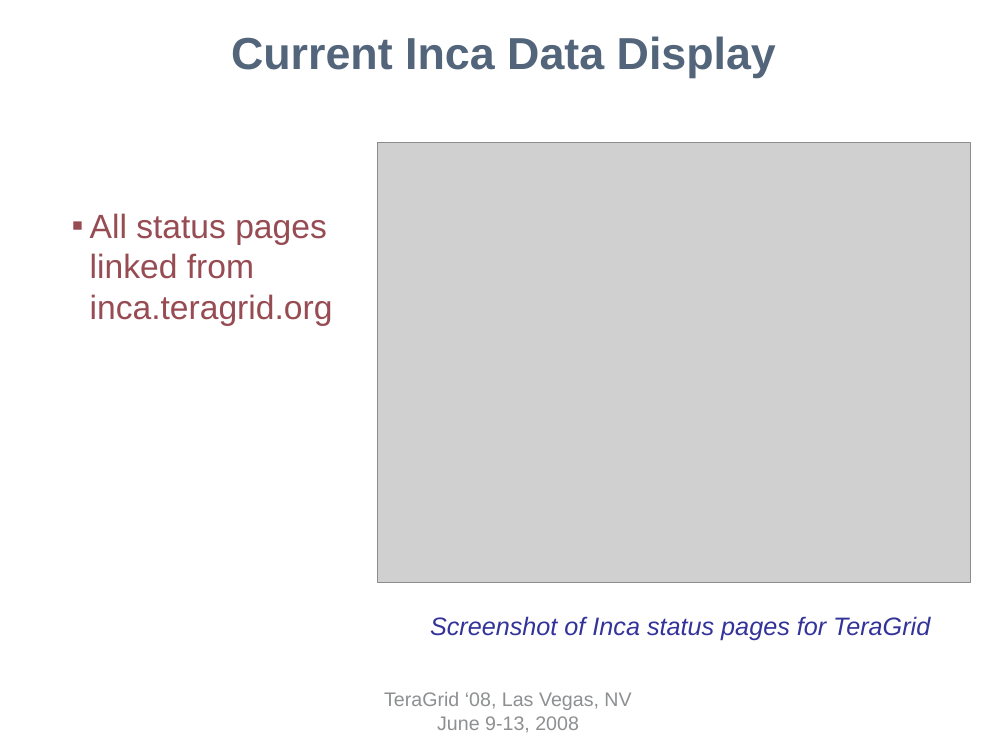
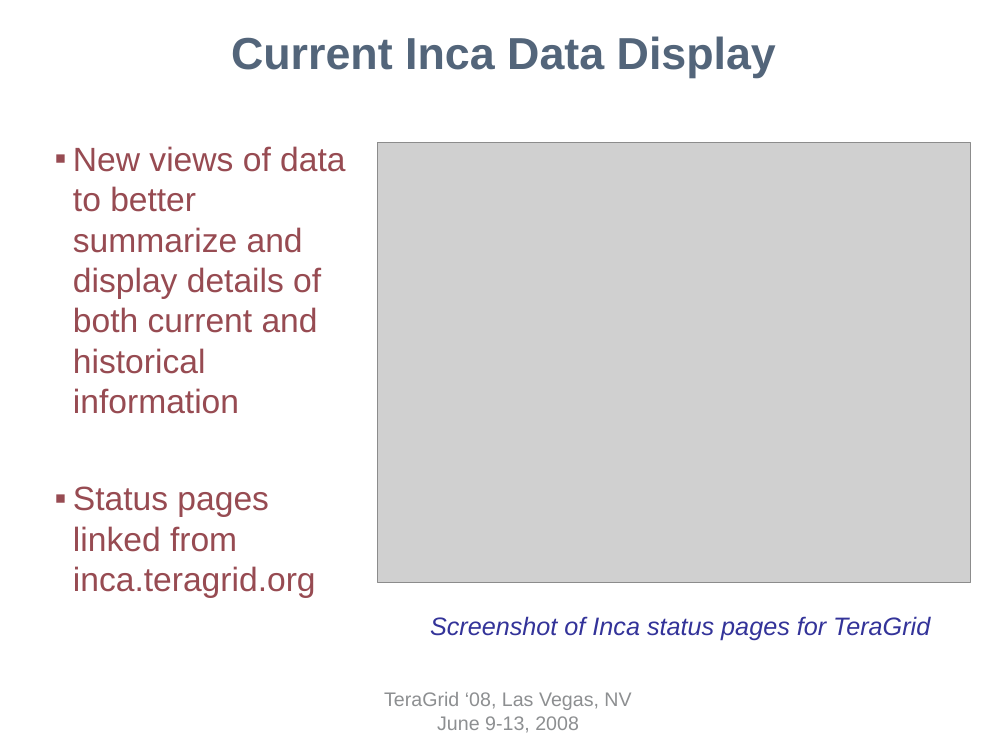
Before and after one commit to IncaProject/inca-xsede, a slide deck: slide 8 of talks/tg08/inca-tg08.ppt. Drawn at 1008x756 pixels with LibreOffice and Linux fonts; fonts in the diff are those of the drawing; grey boxes stand for pictures; background and template pictures are left out. Boxes give left, top, right and bottom in pixels: in the first picture for what was removed or moved away, otherwise in the second. Text is boxed around its words. In the diff, an @@ line names an element or a change of style, - is before the commit and + after.

```diff
--- a/talks/tg08/inca-tg08.ppt
+++ b/talks/tg08/inca-tg08.ppt
@@ text at box(73, 146, 345, 598): text changed @@
-  ▪ All status pages linked from inca.teragrid.org
+  ▪ New views of data to better summarize and display details of both current and historical information
+  ▪ Status pages linked from inca.teragrid.org
```
Also in this commit, not shown: 5 other slides changed, 3 slides added, 8 slides removed.
